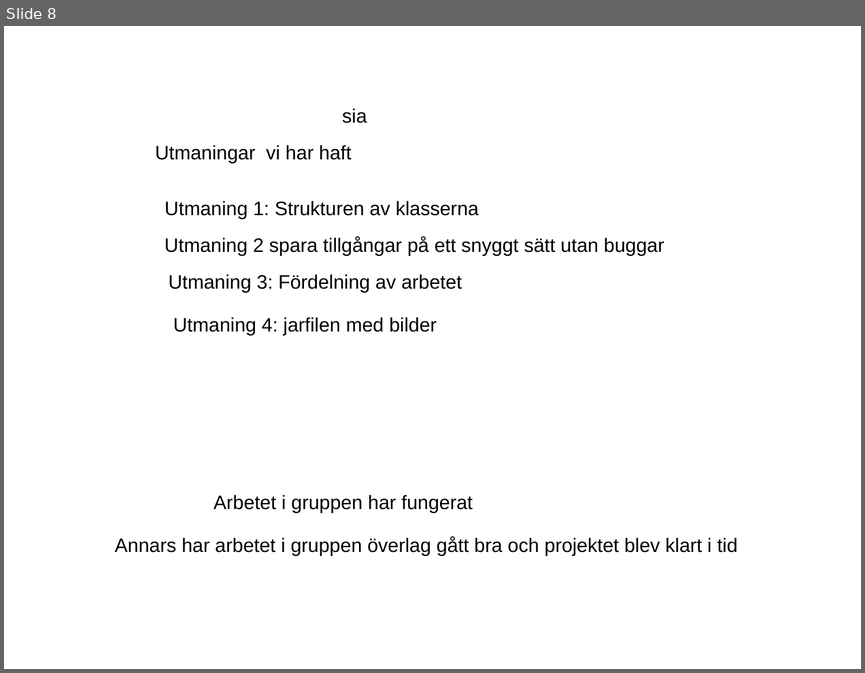
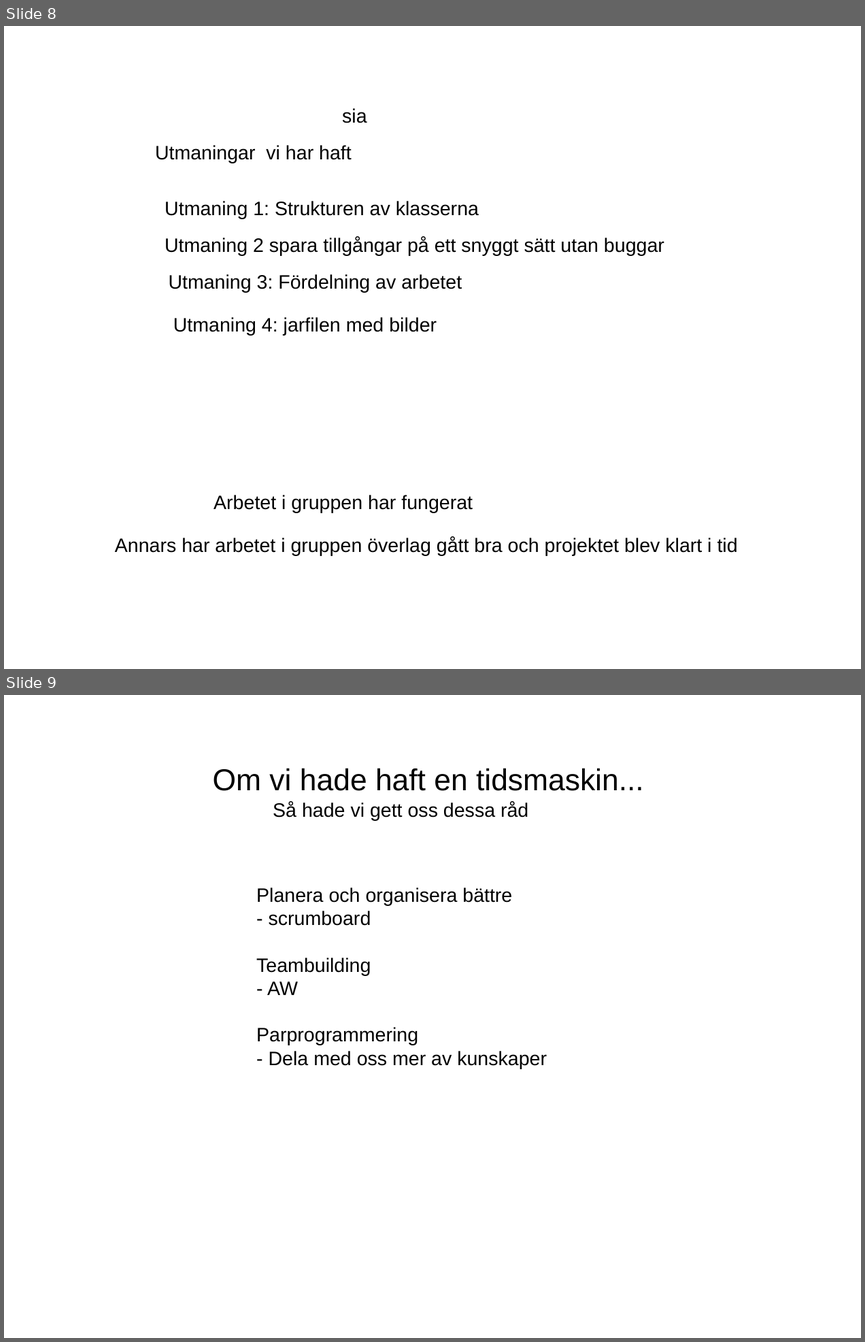
Before and after one commit to Hanicef/teamsassy, a slide deck: documents/Presentation.odp. Shown one above the other, each under a label of ours: slide 8 before the commit, slides 8 and 9 after it. The pictures are 865x673 and 865x1342 pixels, drawn with LibreOffice and Linux fonts; fonts in the diff are those of the drawing. Boxes give left, top, right and bottom in pixels: in the first picture for what was removed or moved away, otherwise in the second. Text is boxed around its words. In the diff, an @@ line names an element or a change of style, - is before the commit and + after.

```diff
--- a/documents/Presentation.odp
+++ b/documents/Presentation.odp
@@ slide 9 added at [4, 695, 861, 1338], background #FFFFFF @@
@@ text added at [213, 768, 644, 791], 28 pt, text #000000 @@
+Om vi hade haft en tidsmaskin...
@@ text added at [273, 802, 528, 821], 18 pt, text #000000 @@
+Så hade vi gett oss dessa råd
@@ text added at [256, 887, 547, 1068], 18 pt, text #000000 @@
+Planera och organisera bättre
+- scrumboard
+Teambuilding
+- AW
+Parprogrammering
+- Dela med oss mer av kunskaper
```
Also in this commit, not shown: 1 slide removed.
